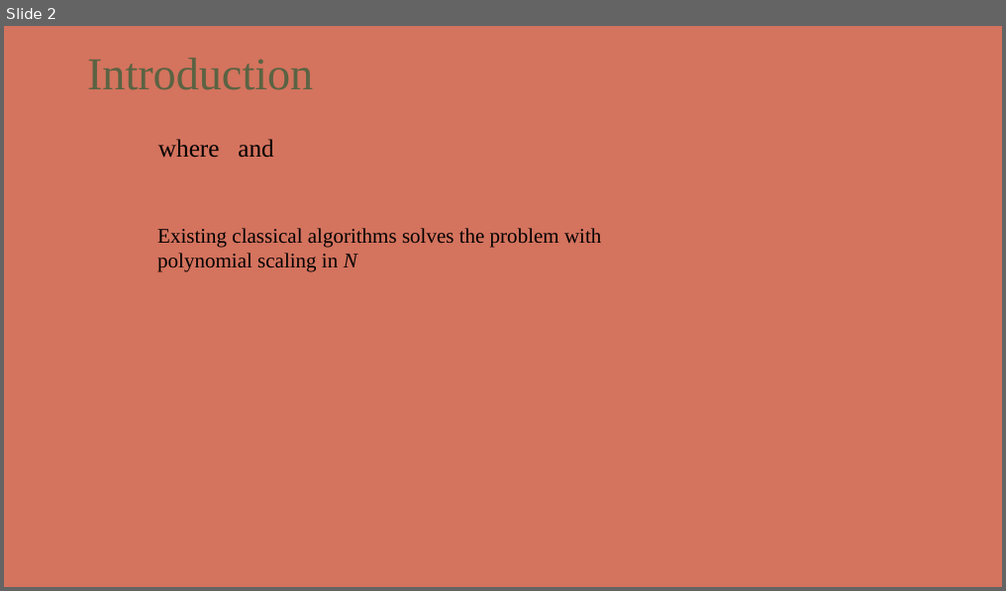
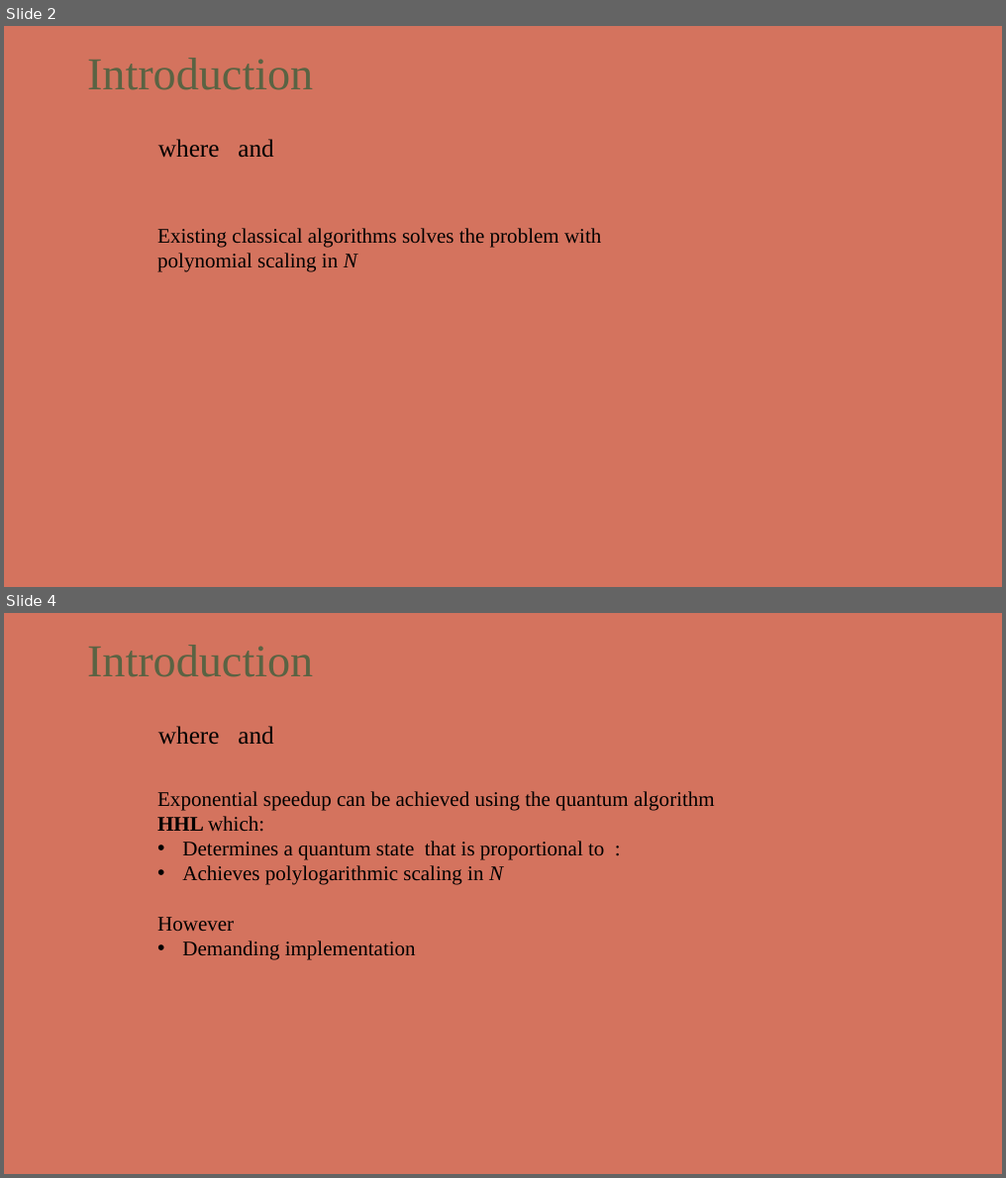
Before and after one commit to kthod/VQLS_algorithm, a slide deck: VQLS_presentation.pptx. Shown one above the other, each under a label of ours: slide 2 before the commit, slides 2 and 4 after it; the slides between them are not shown. The pictures are 1006x591 and 1006x1178 pixels, drawn with LibreOffice and Linux fonts; fonts in the diff are those of the drawing; background and template pictures are left out. Boxes give left, top, right and bottom in pixels: in the first picture for what was removed or moved away, otherwise in the second. Text is boxed around its words. In the diff, an @@ line names an element or a change of style, - is before the commit and + after.

```diff
--- a/VQLS_presentation.pptx
+++ b/VQLS_presentation.pptx
@@ slide 4 added at (x1=4, y1=613, x2=1002, y2=1174), background picture (left out) @@
@@ text added at (x1=87, y1=645, x2=313, y2=677), 44 pt, text #5A6343 @@
+Introduction
@@ text added at (x1=158, y1=726, x2=273, y2=745), 24 pt, text #000000 @@
+where and
@@ text added at (x1=157, y1=791, x2=715, y2=960), 20 pt, text #000000 @@
+Exponential speedup can be achieved using the quantum algorithm HHL which:
+• Determines a quantum state that is proportional to :
+• Achieves polylogarithmic scaling in N
+However
+• Demanding implementation
```
Also in this commit, not shown: 6 slides changed, 1 other slide added, 3 other files.
